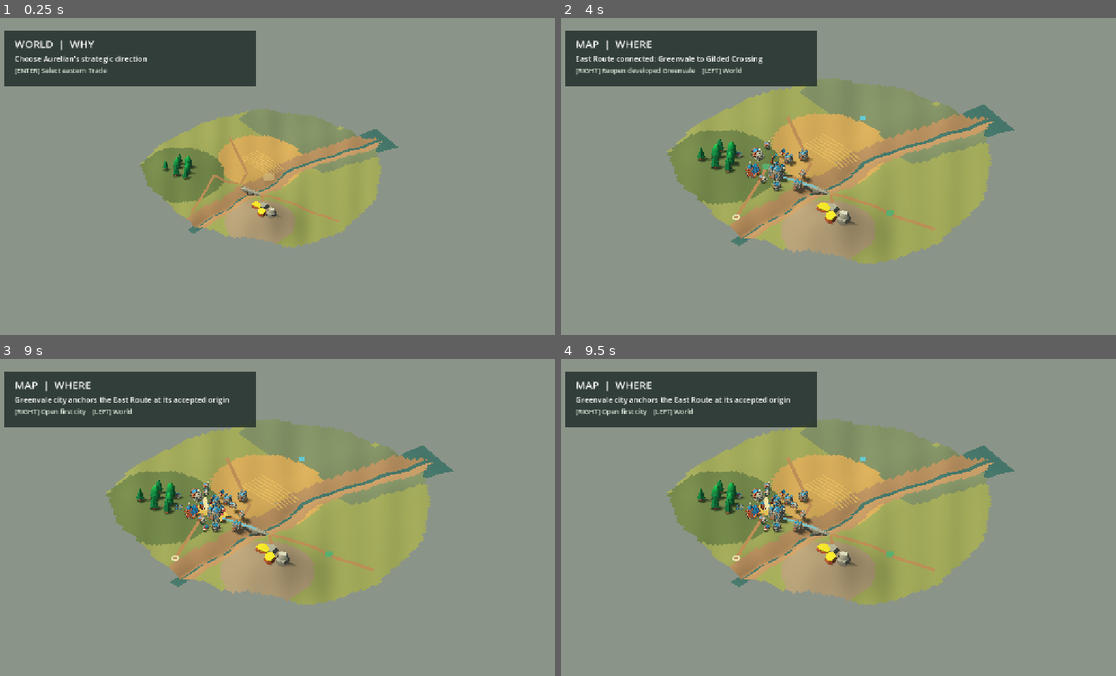
Above: before the commit, frames 1-4 (two rows, left to right).
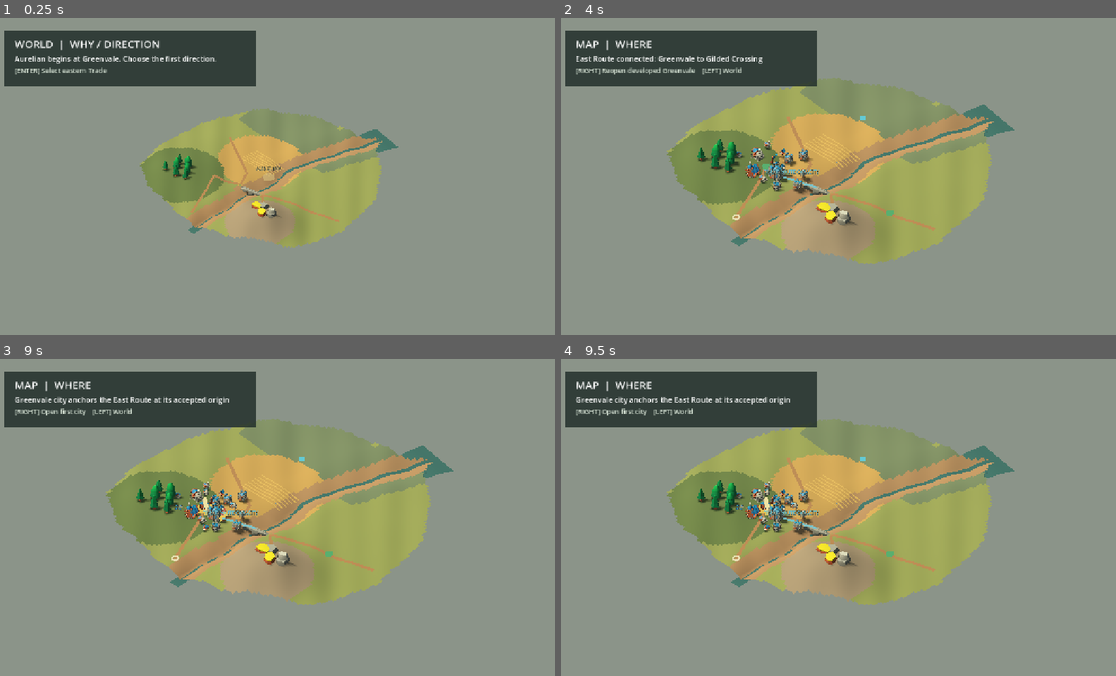
Above: after the commit, the same moments.

Repository: tomat60/pixel-nations
Game: Godot game, scene res://scenes/aurelian/playable_aurelian_entry_v1.tscn
Two runs of this game, one before a commit and one after it. Both use one fixed random seed, a clock stepped at 60 frames per second and the inputs below.
Inputs (mouse positions are in pixels of both pictures, inside the frame that each line leads up to):
- Up to frame 1 (0.25 s): no input
- Up to frame 2 (4 s): tap Enter (ui_accept) at 0.5, 0.77, 1.25, 1.52, 2, 2.75, 3.02, 3.5, 3.77 s; move the mouse to (960, 160) at 0.52 s; hold Right (ui_right) 0.53-1.28 s; click (960, 160) at 0.67 s; move the mouse to (721, 192) at 1.27 s; hold Down (ui_down) 1.28-2.03 s; move the mouse to (888, 106) at 2.02 s; hold Right (ui_right) 2.03-2.78 s; move the mouse to (805, 239) at 2.77 s; hold Up (ui_up) 2.78-3.53 s; click (805, 239) at 2.92 s; move the mouse to (1005, 224) at 3.52 s; hold Left (ui_left) from 3.53 s (still down)
- Up to frame 3 (9 s): tap Enter (ui_accept) at 4.25, 4.52, 6.02, 6.77, 7.52 s; move the mouse to (105, 469) at 4.27 s; move the mouse to (299, 517) at 5.02 s; release Left (ui_left) at 5.03 s; hold Down (ui_down) 5.03-5.78 s; click (299, 517) at 5.17 s; move the mouse to (188, 438) at 5.77 s; hold Right (ui_right) 5.78-6.53 s; move the mouse to (399, 501) at 6.52 s; hold Up (ui_up) 6.53-7.28 s; move the mouse to (160, 533) at 7.27 s; hold Right (ui_right) 7.28-8.03 s; click (160, 533) at 7.42 s; move the mouse to (327, 447) at 8.02 s; hold Down (ui_down) 8.03-8.78 s; move the mouse to (244, 580) at 8.77 s; hold Left (ui_left) from 8.78 s (still down)
- Up to frame 4 (9.5 s): keep holding Left (ui_left); tap Enter (ui_accept) at 9.02 s

The runs differ from the first frame. In frame 1, 0.6% of the frame differs, in the area x 2-51%, y 7-49%; in frame 2, less than 0.1%; in frame 3, less than 0.1%; in frame 4, less than 0.1%.

Commit message:
fix: make strategic copy a pure HUD mapping

Diff:
--- a/game/scenes/aurelian/playable_aurelian_first_session_v6.gd
+++ b/game/scenes/aurelian/playable_aurelian_first_session_v6.gd
@@ -24,31 +24,27 @@
 func _apply_entry_state(state_name: String) -> void:
 	_sanitize_core_session_state_for_persistence(state_name)
 	super(state_name)
-	_apply_controller_owned_strategic_copy(state_name)
 
-func controller_owned_strategic_view(state_name: String) -> String:
-	if state_name.begins_with("map_"):
-		return "map"
-	if state_name.begins_with("world_"):
-		return "world"
-	return "village"
-
-func _apply_controller_owned_strategic_copy(state_name: String) -> void:
-	var view := controller_owned_strategic_view(state_name)
-	if view == "village":
-		return
-	_hide_strategic_label_children(main_world_overlay_root)
-	_hide_strategic_label_children(main_overlay_root)
-	_hide_strategic_label_children(main_decision_overlay_root)
-	print("AURELIAN_CONTROLLER_OWNED_STRATEGIC_COPY=%s:%s" % [view, state_name])
-
-func _hide_strategic_label_children(root: Node) -> void:
-	if root == null:
-		return
-	for child: Node in root.get_children():
-		if child is Label3D:
-			child.visible = false
-		_hide_strategic_label_children(child)
+func controller_owned_strategic_copy_for_state(state_name: String) -> Dictionary:
+	match state_name:
+		"world_neutral":
+			return {"layer": "WORLD  |  WHY / DIRECTION", "intent": "Aurelian begins at Greenvale. Choose the first direction."}
+		"map_east_route_selected":
+			return {"layer": "MAP  |  WHERE", "intent": "East Route selected. Claim the first Aurelian land."}
+		"map_aurelian_imperial_heartland":
+			return {"layer": "MAP  |  WHERE", "intent": "Imperial heartland: Greenvale anchors the East Route."}
+		"map_first_imperial_expansion_two_lands_claimed":
+			return {"layer": "MAP  |  WHERE", "intent": "Aurelian lands: East Route and North Ridge."}
+		"world_first_city_recognized":
+			return {"layer": "WORLD  |  WHY / DIRECTION", "intent": "Greenvale is Aurelian's first city and strategic origin."}
+		"world_first_empire_proclaimed":
+			return {"layer": "WORLD  |  WHY / DIRECTION", "intent": "Aurelian is an empire. North Ridge is the next frontier."}
+		"world_first_imperial_expansion_north_ridge_direction":
+			return {"layer": "WORLD  |  WHY / DIRECTION", "intent": "Expand from Greenvale toward adjacent North Ridge."}
+		"world_first_imperial_expansion_two_land_footprint":
+			return {"layer": "WORLD  |  WHY / DIRECTION", "intent": "Aurelian now spans East Route and North Ridge."}
+		_:
+			return {}
 
 func _sanitize_core_session_state_for_persistence(state_name: String) -> void:
 	if not _core_session_active() or not IMPERIAL_EXPANSION_STATES.has(state_name):
@@ -93,6 +89,11 @@
 
 func _update_runtime_hud() -> void:
 	super()
+	var strategic_copy := controller_owned_strategic_copy_for_state(entry_state)
+	if not strategic_copy.is_empty() and layer_label != null and intent_label != null:
+		layer_label.text = String(strategic_copy.get("layer", layer_label.text))
+		intent_label.text = String(strategic_copy.get("intent", intent_label.text))
+		print("AURELIAN_CONTROLLER_OWNED_STRATEGIC_COPY=%s" % entry_state)
 	if not _core_session_active() or intent_label == null or controls_label == null:
 		return
 
